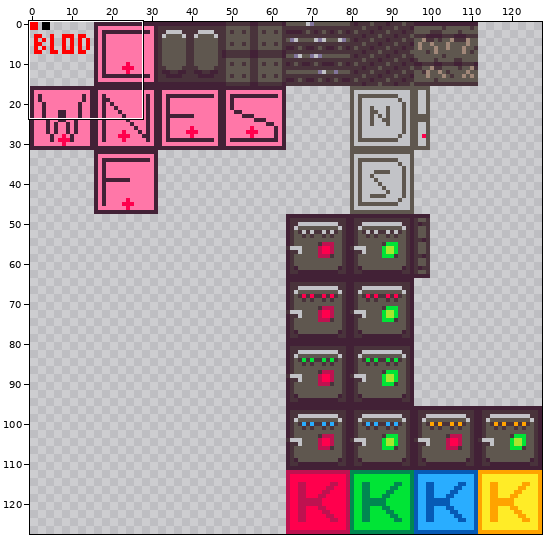
Edited in one commit: sprite sheet (core/assets/textures/atlas01.png). Above, an overview of the earlier version with the close-up marked.
Close-up. First the earlier version:
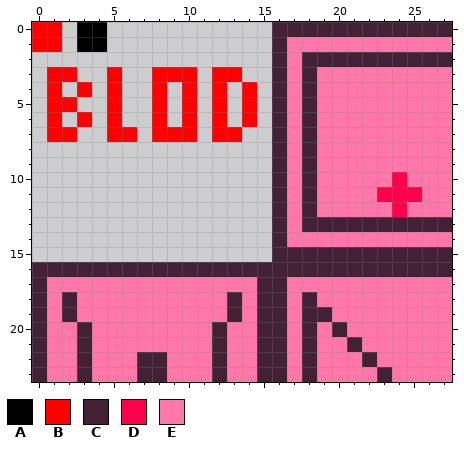
The file is 128x128 pixels. Shown: x 0..27, y 0..23.
Palette (. is transparent): A #000000  B #ff0000  C #422136  D #ff004d  E #ff77a8
Pixels before, first column x 0:
 0 BB.AA...........CCCCCCCCCCCC
 1 BB.AA...........CEEEEEEEEEEE
 2 ................CECCCCCCCCCC
 3 .BB..B..BBB.BB..CECEEEEEEEEE
 4 .B.B.B..B.B.B.B.CECEEEEEEEEE
 5 .BB..B..B.B.B.B.CECEEEEEEEEE
 6 .B.B.B..B.B.B.B.CECEEEEEEEEE
 7 .BB..BB.BBB.BB..CECEEEEEEEEE
 8 ................CECEEEEEEEEE
 9 ................CECEEEEEEEEE
10 ................CECEEEEEDEEE
11 ................CECEEEEDDDEE
12 ................CECEEEEEDEEE
13 ................CECCCCCCCCCC
14 ................CEEEEEEEEEEE
15 ................CCCCCCCCCCCC
16 CCCCCCCCCCCCCCCCCCCCCCCCCCCC
17 CEEEEEEEEEEEEEECCEEEEEEEEEEE
18 CECEEEEEEEEEECECCECEEEEEEEEE
19 CECEEEEEEEEEECECCECCEEEEEEEE
20 CEECEEEEEEEECEECCECECEEEEEEE
21 CEECEEEEEEEECEECCECEECEEEEEE
22 CEECEEECCEEECEECCECEEECEEEEE
23 CEECEEECCEEECEECCECEEEECEEEE
Now the later version:
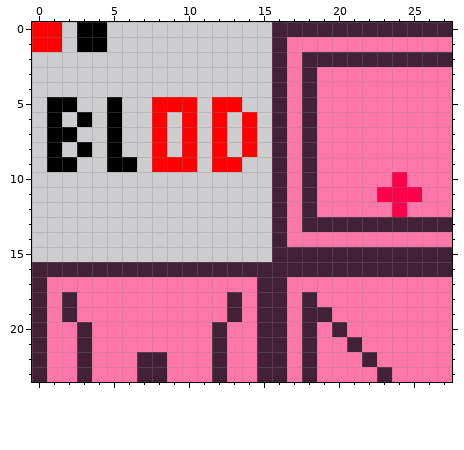
From old to new:
Changed rows in their new state; - is an unchanged pixel.
first column x 1:
 3 ..--.--...-..-
 4 .-.-.--.-.-.-.
 5 AA--A---B---B.
 6 A-A-A---------
 7 AA--A.--.---.B
 8 A-A-A--B-B-B-B
 9 AA--AA-BBB-BB-
